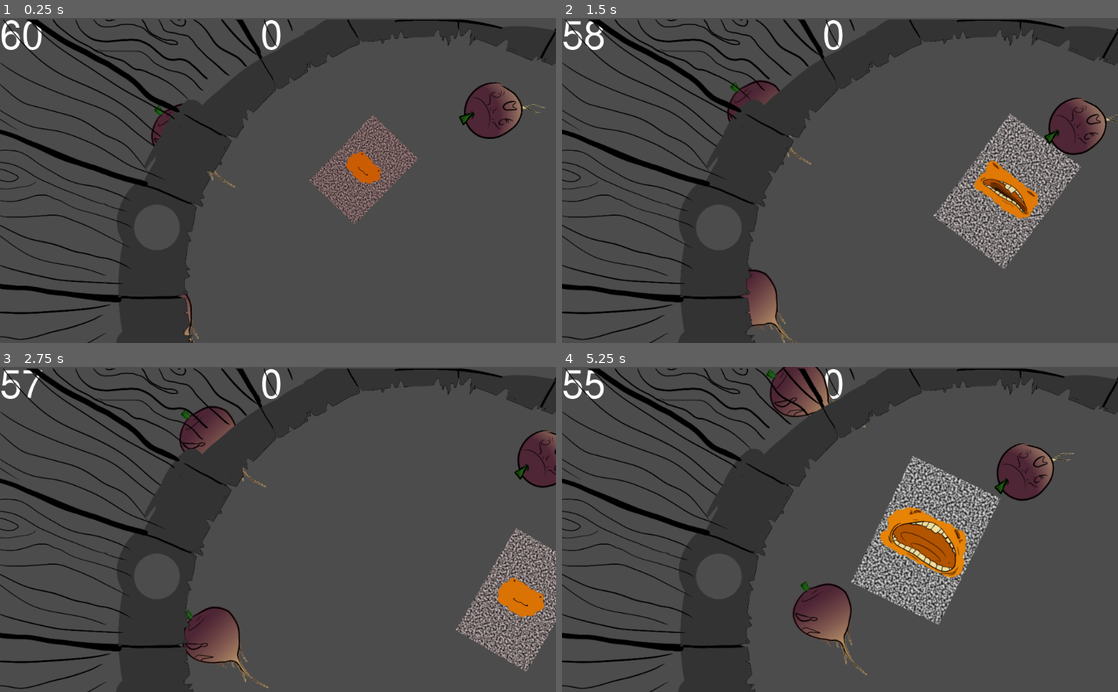
Above: before the commit, frames 1-4 (two rows, left to right).
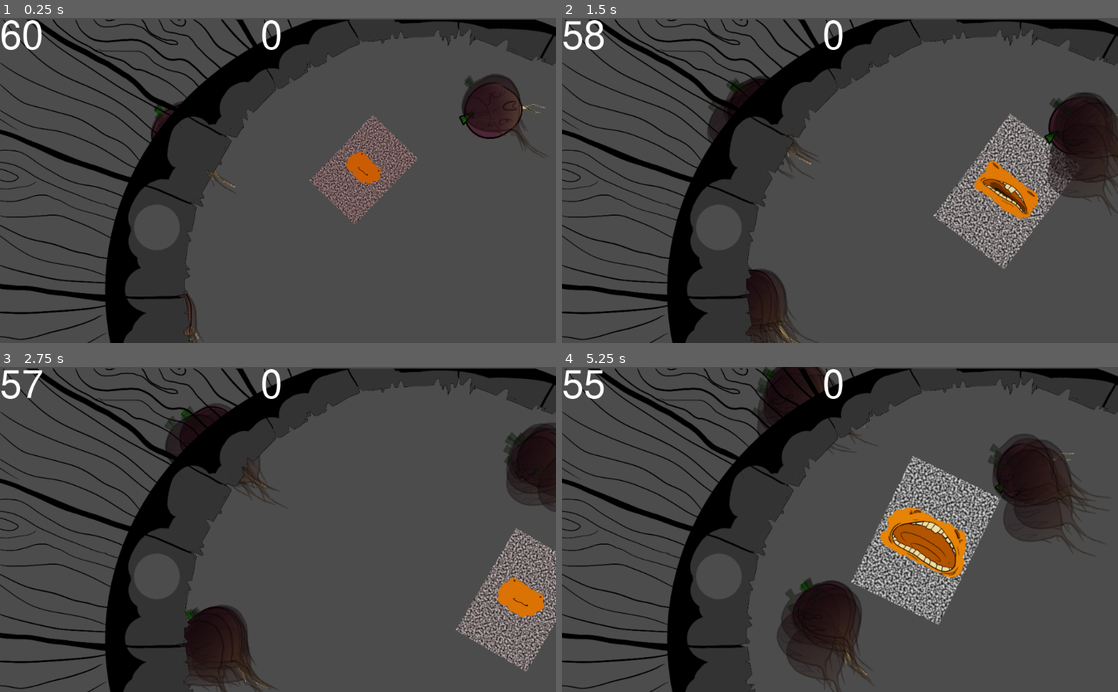
Above: after the commit, the same moments.

Repository: Nopey/carnival
Game: Godot game, scene res://Claw/Game.tscn
Same seed, same stepped clock (60 frames per second), same inputs: the game is played once before the commit and once after it.
Inputs:
- Up to frame 1 (0.25 s): no input
- Up to frame 2 (1.5 s): tap Enter (ui_accept) at 0.5, 0.77 s; hold Right (ui_right) 0.53-1.28 s; hold Down (ui_down) from 1.28 s (still down)
- Up to frame 3 (2.75 s): tap Enter (ui_accept) at 1.52 s; release Down (ui_down) at 2.03 s; hold Right (ui_right) from 2.03 s (still down)
- Up to frame 4 (5.25 s): release Right (ui_right) at 2.78 s; hold Up (ui_up) 2.78-3.53 s; tap Enter (ui_accept) at 3.02, 3.77, 4.52 s; hold Left (ui_left) 3.53-5.03 s; hold Down (ui_down) from 5.03 s (still down)

The runs differ from the first frame. In frame 1, 6.9% of the frame differs, in the area x 0-100%, y 0-100%; in frame 2, 10%; in frame 3, 11%; in frame 4, 13%.

Commit message:
add particles

Diff:
--- a/Claw/Game.tscn
+++ b/Claw/Game.tscn
@@ -6,24 +6,6 @@
 [ext_resource path="res://Claw/Bucket.tscn" type="PackedScene" id=4]
 
 [node name="Node2D" type="Node2D"]
-
-[node name="Timer" type="RichTextLabel" parent="."]
-margin_right = 200.0
-margin_bottom = 200.0
-rect_pivot_offset = Vector2( 0.5, 0 )
-theme = ExtResource( 3 )
-visible_characters = 2
-text = "60"
-
-[node name="Score" type="RichTextLabel" parent="."]
-margin_left = 480.0
-margin_right = 580.0
-margin_bottom = 45.0
-grow_horizontal = 2
-rect_pivot_offset = Vector2( 0.5, 0 )
-theme = ExtResource( 3 )
-text = "0"
-fit_content_height = true
 
 [node name="Player" parent="." instance=ExtResource( 2 )]
 position = Vector2( 670, 280 )
@@ -45,3 +27,21 @@
 [node name="Bucket" parent="." instance=ExtResource( 4 )]
 position = Vector2( 856, 489 )
 scale = Vector2( 0.9, 0.9 )
+
+[node name="Timer" type="RichTextLabel" parent="."]
+margin_right = 200.0
+margin_bottom = 200.0
+rect_pivot_offset = Vector2( 0.5, 0 )
+theme = ExtResource( 3 )
+visible_characters = 2
+text = "60"
+
+[node name="Score" type="RichTextLabel" parent="."]
+margin_left = 480.0
+margin_right = 580.0
+margin_bottom = 74.0
+grow_horizontal = 2
+rect_pivot_offset = Vector2( 0.5, 0 )
+theme = ExtResource( 3 )
+text = "0"
+fit_content_height = true
--- a/Claw/Player.gd
+++ b/Claw/Player.gd
@@ -7,8 +7,6 @@
 
 var time_remaining  = 60.0
 var points = 0
-
-signal bite(id)
 
 # Called when the node enters the scene tree for the first time.
 func _ready():
@@ -173,14 +171,10 @@
 	# The player has bit a turnip.
 	var turnip_transform = turnip.global_transform
 	gotcha = turnip
+	# reparent
 	turnip.get_parent().remove_child(turnip)
 	add_child(turnip)
-	turnip.flee_rate = 0
 	turnip.set_owner(self)
-	# TODO: move turnip towards center of mouth? or just use a small hitbox..
 	turnip.global_transform = turnip_transform
 
-	# Connect singal becuase we destroyed the original turnip.
-	# warning-ignore:return_value_discarded
-	connect("bite", turnip, "_on_Player_bite")
-	emit_signal("bite", turnip.turnip_id)
+	turnip._on_Player_bite()
--- a/Claw/Turnip.gd
+++ b/Claw/Turnip.gd
@@ -51,6 +51,8 @@
 		flee_rate = 0
 		flee_path = Vector2.ZERO
 
-func _on_Player_bite(id):
-	if self.turnip_id == id:
-		$sfx.play()
+func _on_Player_bite():
+	$sfx.play()
+	$idle_particles.emitting = false
+	$eat_particles.visible = true
+	flee_rate = 0
--- a/Claw/Turnip.tscn
+++ b/Claw/Turnip.tscn
@@ -1,9 +1,12 @@
-[gd_scene load_steps=5 format=2]
+[gd_scene load_steps=9 format=2]
 
 [ext_resource path="res://Claw/Turnip.gd" type="Script" id=1]
 [ext_resource path="res://Claw/turnip_inanimate1.png" type="Texture" id=2]
 [ext_resource path="res://Claw/turnip_inanimate2.png" type="Texture" id=3]
 [ext_resource path="res://Claw/sounds/scream_short_2.wav" type="AudioStream" id=4]
+[ext_resource path="res://Claw/turnip_debris2.png" type="Texture" id=5]
+[ext_resource path="res://Claw/turnip_debris1.png" type="Texture" id=6]
+[ext_resource path="res://Claw/turnip_debris3.png" type="Texture" id=7]
 
 [sub_resource type="CircleShape2D" id=7]
 radius = 50.0
@@ -21,3 +24,32 @@
 [node name="sfx" type="AudioStreamPlayer2D" parent="."]
 stream = ExtResource( 4 )
 bus = "Turnips"
+
+[node name="idle_particles" type="CPUParticles2D" parent="."]
+texture = ExtResource( 2 )
+spread = 180.0
+initial_velocity = 40.0
+angular_velocity = 10.0
+angular_velocity_random = 1.0
+color = Color( 0.32549, 0.27451, 0.27451, 0.419608 )
+
+[node name="eat_particles" type="Node2D" parent="."]
+visible = false
+
+[node name="eat1" type="CPUParticles2D" parent="eat_particles"]
+texture = ExtResource( 6 )
+spread = 180.0
+gravity = Vector2( 0, 40 )
+initial_velocity = 120.0
+
+[node name="eat2" type="CPUParticles2D" parent="eat_particles"]
+texture = ExtResource( 5 )
+spread = 180.0
+gravity = Vector2( 0, 40 )
+initial_velocity = 120.0
+
+[node name="eat3" type="CPUParticles2D" parent="eat_particles"]
+texture = ExtResource( 7 )
+spread = 180.0
+gravity = Vector2( 0, 40 )
+initial_velocity = 120.0
Binary file changed: Claw/bucket.png
Binary file added: Claw/turnip_debris1.png
Not shown, added: Claw/turnip_debris1.png.import
Binary file added: Claw/turnip_debris2.png
Not shown, added: Claw/turnip_debris2.png.import
Binary file added: Claw/turnip_debris3.png
Not shown, added: Claw/turnip_debris3.png.import
